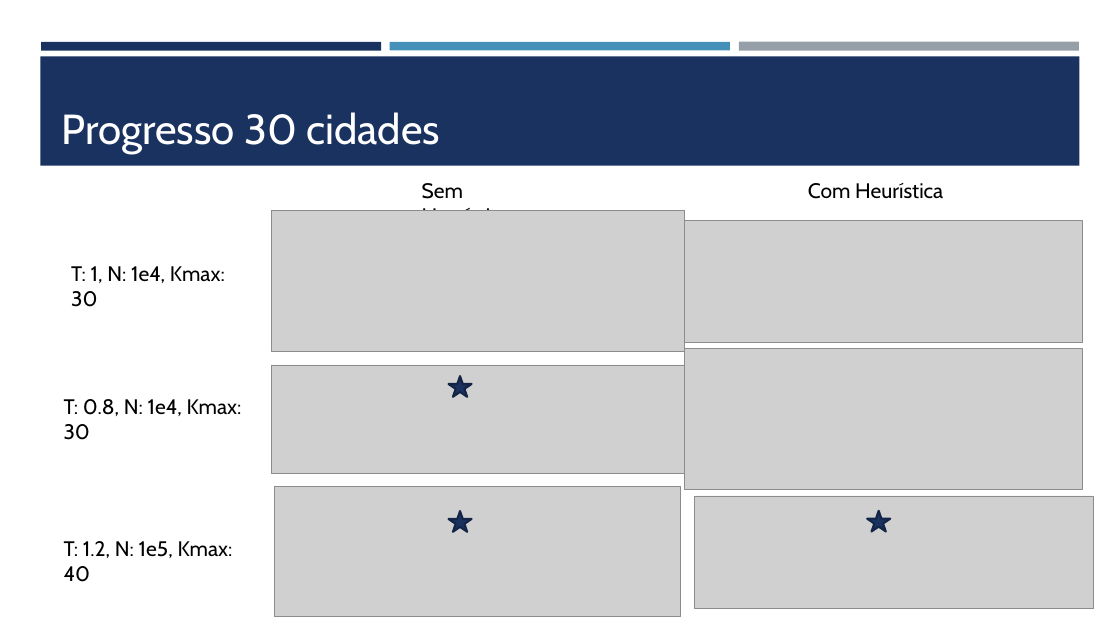
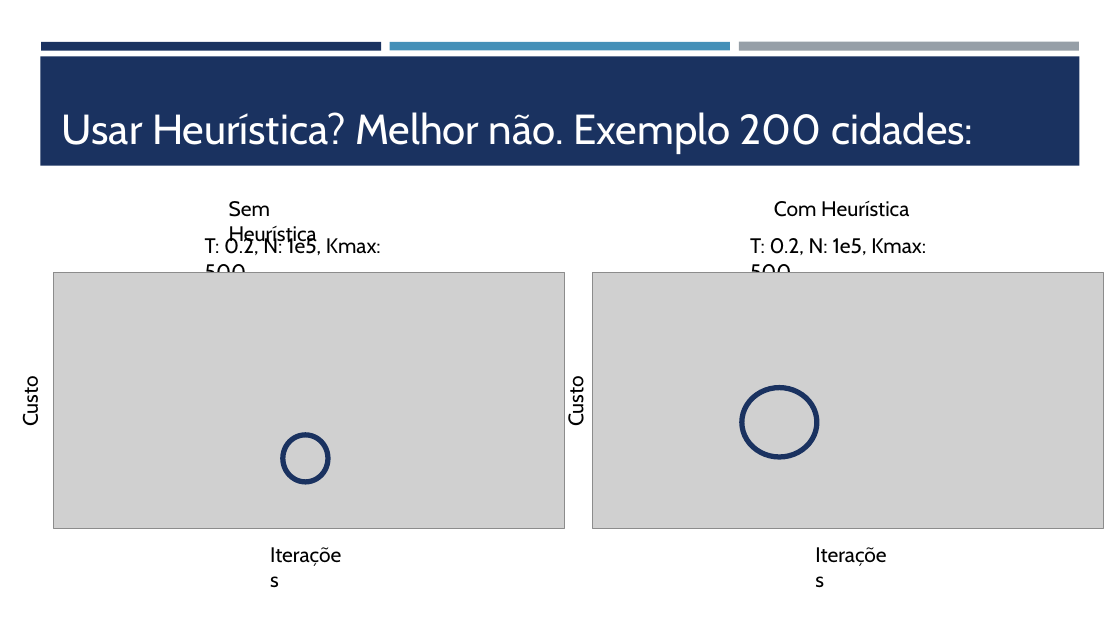
Before and after one commit to VRavaglia/Otimizacao-Natural, a slide deck: slide 3 of Trabalhos/Definição Do Problema.pptx (slide 2 before the commit). Drawn at 1120x630 pixels with LibreOffice and Linux fonts; fonts in the diff are those of the drawing; grey boxes stand for pictures. Boxes give left, top, right and bottom in pixels: in the first picture for what was removed or moved away, otherwise in the second. Text is boxed around its words. In the diff, an @@ line names an element or a change of style, - is before the commit and + after.

```diff
--- a/Trabalhos/Definição Do Problema.pptx
+++ b/Trabalhos/Definição Do Problema.pptx
@@ title at [62,112,973,154]: text changed @@
-Progresso 30 cidades
+Usar Heurística? Melhor não. Exemplo 200 cidades:
@@ text "Sem Heurística" rewrapped from [422,183,510,211] to [229,201,317,248] @@
@@ text "Com Heurística": place and size @@
-text "Com Heurística" at [808,183,943,199]
+text "Com Heurística" at [774,201,909,217]
@@ text added at [205,236,381,273], 18 pt, text #000000 @@
+T: 0.2, N: 1e5, Kmax: 500
@@ picture removed at [271,211,685,352] @@
@@ picture removed at [684,220,1083,342] @@
@@ text at [750,238,926,273]: text changed @@
-T: 1.2, N: 1e5, Kmax: 40
+T: 0.2, N: 1e5, Kmax: 500
@@ text removed at [71,266,225,307] @@
-T: 1, N: 1e4, Kmax: 30
@@ picture added at [54,272,565,528] @@
@@ picture added at [592,272,1104,528] @@
@@ picture removed at [684,349,1083,490] @@
@@ text added at [18,381,44,426], 18 pt, text #000000 @@
+Custo
@@ picture removed at [271,365,685,473] @@
@@ star removed at [449,376,472,397] @@
@@ text added at [563,381,589,426], 18 pt, text #000000 @@
+Custo
@@ ellipse added at [742,387,817,457], outline #1A3260 4.5 pt @@
@@ text removed at [64,399,242,440] @@
-T: 0.8, N: 1e4, Kmax: 30
@@ ellipse added at [283,435,329,482], outline #1A3260 4.5 pt @@
@@ picture removed at [275,486,681,617] @@
@@ picture removed at [695,496,1094,608] @@
@@ text added at [262,538,358,571], 18 pt, text #000000 @@
+Iterações
@@ star removed at [449,511,472,532] @@
@@ text added at [807,538,903,571], 18 pt, text #000000 @@
+Iterações
@@ star removed at [867,511,891,532] @@
```
Also in this commit, not shown: 1 other slide changed, 4 slides added, 1 slide removed, 25 other files.
